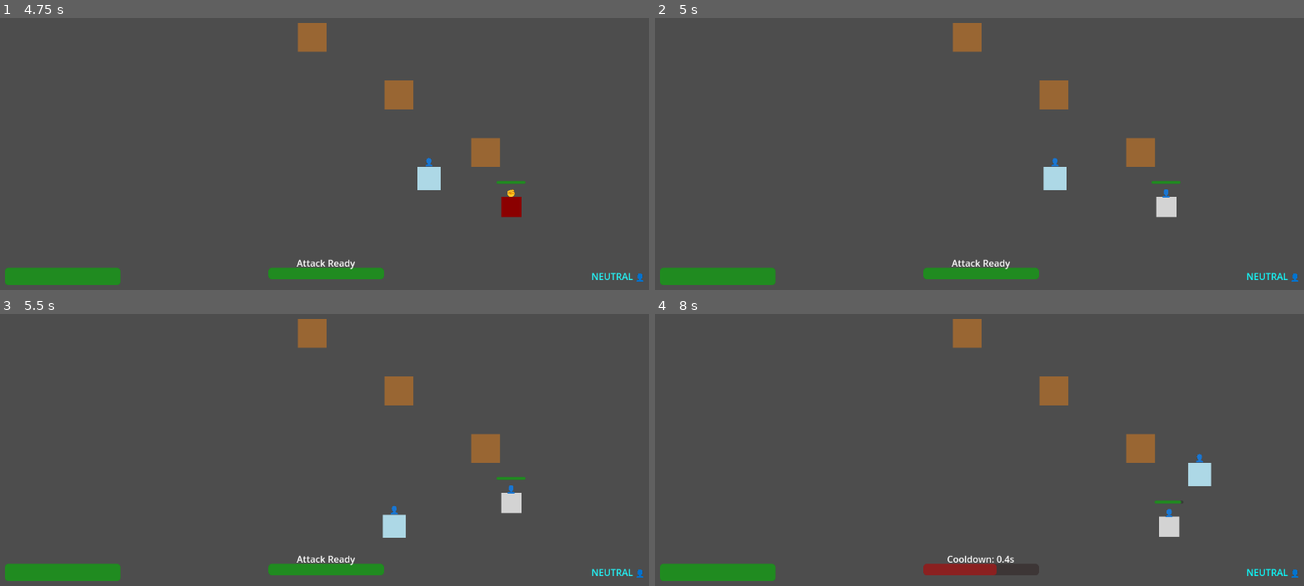
Above: before the commit, frames 1-4 (two rows, left to right).
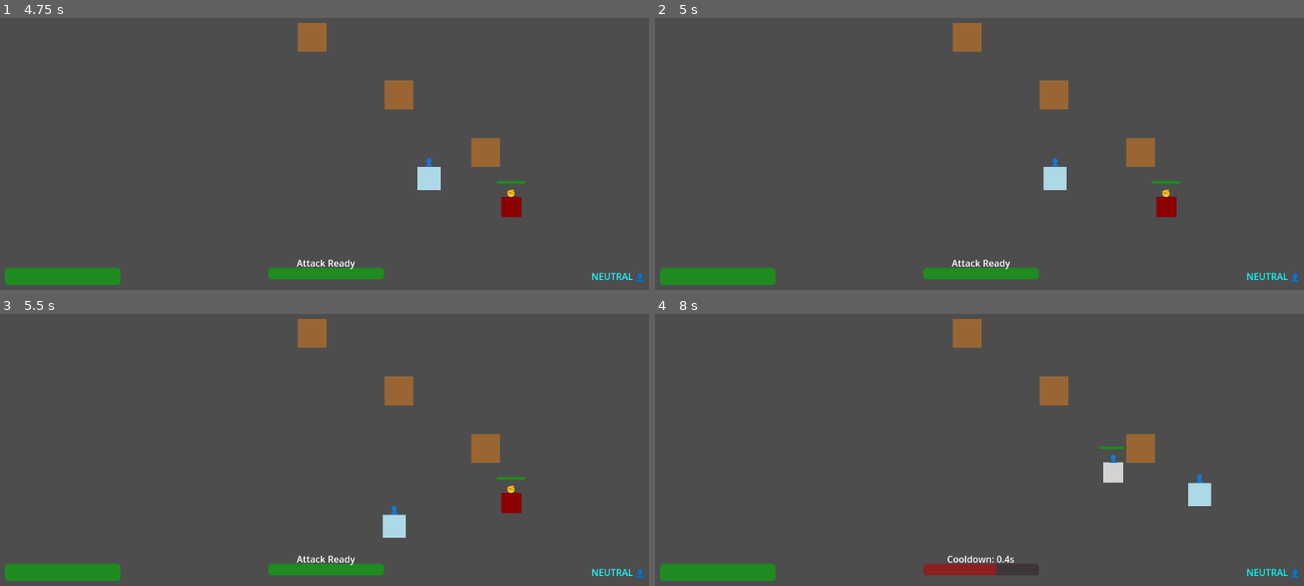
Above: after the commit, the same moments.

Repository: LouisZCode/rogue_hands_action_v1
Game: Godot game, scene res://scenes/main.tscn
Two runs of this game, one before a commit and one after it. Both use one fixed random seed, a clock stepped at 60 frames per second and the inputs below.
Inputs:
- Up to frame 1 (4.75 s): tap Enter at 0.5, 4.25 s; hold Right (move_right) 0.53-1.28 s; tap Space (attack) at 0.6, 1.25, 1.35, 2.3, 3.05, 3.8, 4.35 s; hold Down (move_down) 1.28-2.03 s; hold Right (move_right) 2.03-2.78 s; hold S (gesture_paper) 2.03-2.78 s; hold Up (move_up) 2.78-3.53 s; tap A (gesture_rock) at 2.85 s; hold D (gesture_scissors) 3.53-4.28 s; hold Left (move_left) from 3.53 s (still down)
- Up to frame 2 (5 s): keep holding Left (move_left)
- Up to frame 3 (5.5 s): release Left (move_left) at 5.03 s; hold Down (move_down) from 5.03 s (still down); tap Space (attack) at 5.1 s
- Up to frame 4 (8 s): release Down (move_down) at 5.78 s; hold Right (move_right) 5.78-6.53 s; tap S (gesture_paper) at 5.85 s; tap Space (attack) at 6.05, 6.8, 7.55 s; hold Up (move_up) 6.53-7.28 s; hold A (gesture_rock) 6.53-7.28 s; hold Right (move_right) from 7.28 s (still down); tap D (gesture_scissors) at 7.35 s

Frame 1 is identical in both runs. In frame 2, 0.3% of the frame differs, in the area x 77-81%, y 62-74%; in frame 3, 0.3%; in frame 4, 1.2%, in the area x 68-86%, y 48-82%.

Commit message:
improved enemy stance to dash logic

Diff:
--- a/Scripts/Enemy.gd
+++ b/Scripts/Enemy.gd
@@ -33,6 +33,9 @@
 var last_player_stance: Player.Stance = Player.Stance.NEUTRAL
 var stance_change_cooldown: float = 0.5
 var stance_change_timer: float = 0.0
+var stance_to_dash_delay: float = 2.0  # 2 second delay after stance change
+var stance_to_dash_timer: float = 0.0
+var target_attack_position: Vector2  # Store player position when stance is selected
 
 # Immunity frames to prevent multiple hits
 @export var immunity_duration: float = 0.5
@@ -122,17 +125,16 @@
 			velocity = Vector2.ZERO
 			if stance_decision_timer <= 0:
 				select_tactical_stance()
+				# Start the 2-second delay before dash attack
+				stance_to_dash_timer = stance_to_dash_delay
 				current_state = AIState.ATTACKING
 
 		AIState.ATTACKING:
-			if player_ref and current_stance != Stance.NEUTRAL:
-				var distance = global_position.distance_to(player_ref.global_position)
-				if distance <= attack_range:
-					if attack_timer <= 0:
-						perform_dash_attack()
-				else:
-					# Move closer to attack
-					chase_player()
+			# Once in attacking state, commit to the attack regardless of player position
+			if current_stance != Stance.NEUTRAL:
+				# Only attack after 2-second delay and cooldown is ready
+				if attack_timer <= 0 and stance_to_dash_timer <= 0:
+					perform_dash_attack()
 			else:
 				current_state = AIState.RETREATING
 				retreat_timer = 1.0
@@ -189,6 +191,9 @@
 func select_tactical_stance():
 	if player_ref:
 		var player_stance = player_ref.current_stance
+
+		# Store the player's position at the moment of stance selection
+		target_attack_position = player_ref.global_position
 
 		# Strategic stance selection based on rock-paper-scissors
 		match player_stance:
@@ -208,6 +213,7 @@
 
 		update_visual()
 		print("Enemy selected ", Stance.keys()[current_stance], " to counter player's ", Player.Stance.keys()[player_stance])
+		print("Target locked at position: ", target_attack_position)
 
 func chase_player():
 	if player_ref:
@@ -250,9 +256,9 @@
 		attack_during_dash()
 
 func perform_dash_attack():
-	if player_ref and current_stance != Stance.NEUTRAL:
-		# Calculate attack direction
-		var direction = (player_ref.global_position - global_position).normalized()
+	if current_stance != Stance.NEUTRAL:
+		# Calculate attack direction using stored target position
+		var direction = (target_attack_position - global_position).normalized()
 
 		# Start dash attack
 		is_dashing = true
@@ -274,7 +280,7 @@
 
 		# Emit attack signal
 		enemy_attack.emit(current_stance, global_position)
-		print("Enemy dash attacks with: ", Stance.keys()[current_stance])
+		print("Enemy dash attacks with: ", Stance.keys()[current_stance], " towards stored target position")
 
 func attack_during_dash():
 	if player_ref and not player_ref in players_hit_this_dash:
@@ -403,6 +409,10 @@
 	if retreat_timer > 0:
 		retreat_timer -= delta
 
+	# Update stance-to-dash delay timer
+	if stance_to_dash_timer > 0:
+		stance_to_dash_timer -= delta
+
 func update_visual():
 	sprite.color = stance_colors[current_stance]
 	stance_label.text = stance_symbols[current_stance]
@@ -434,11 +444,13 @@
 
 func _on_detection_area_body_exited(body):
 	if body is Player:
-		player_ref = null
-		current_state = AIState.IDLE
-		current_stance = Stance.NEUTRAL
-		update_visual()
-		print("Enemy lost player - returning to idle")
+		# Don't interrupt if enemy is in attacking state (committed to attack)
+		if current_state != AIState.ATTACKING:
+			player_ref = null
+			current_state = AIState.IDLE
+			current_stance = Stance.NEUTRAL
+			update_visual()
+			print("Enemy lost player - returning to idle")
 
 func add_immunity_visual_feedback():
 	# Create flickering effect during immunity frames
